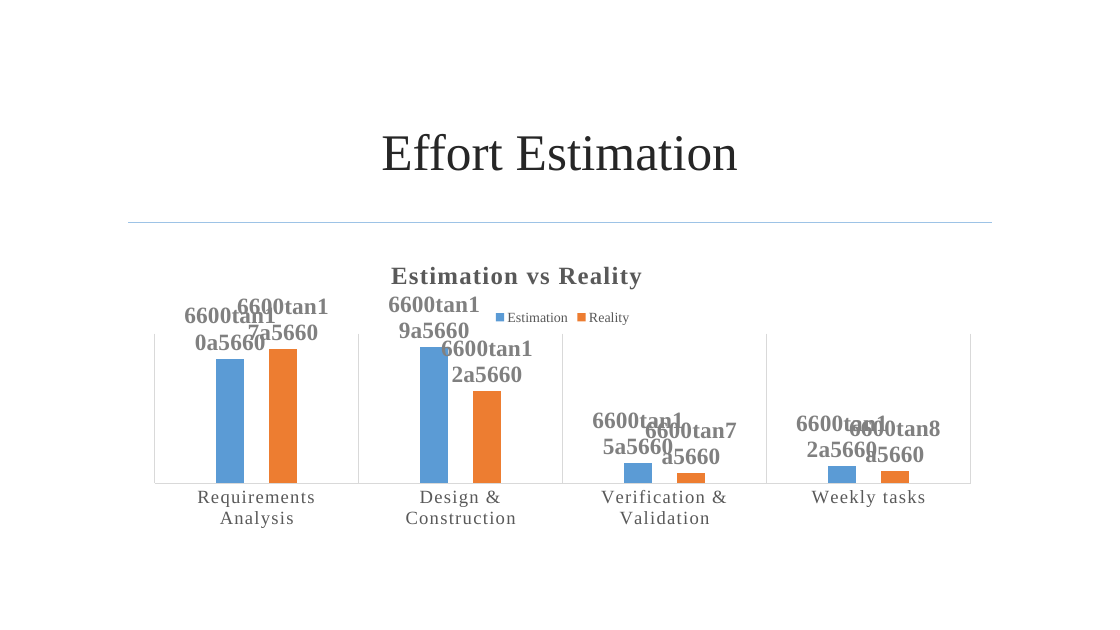
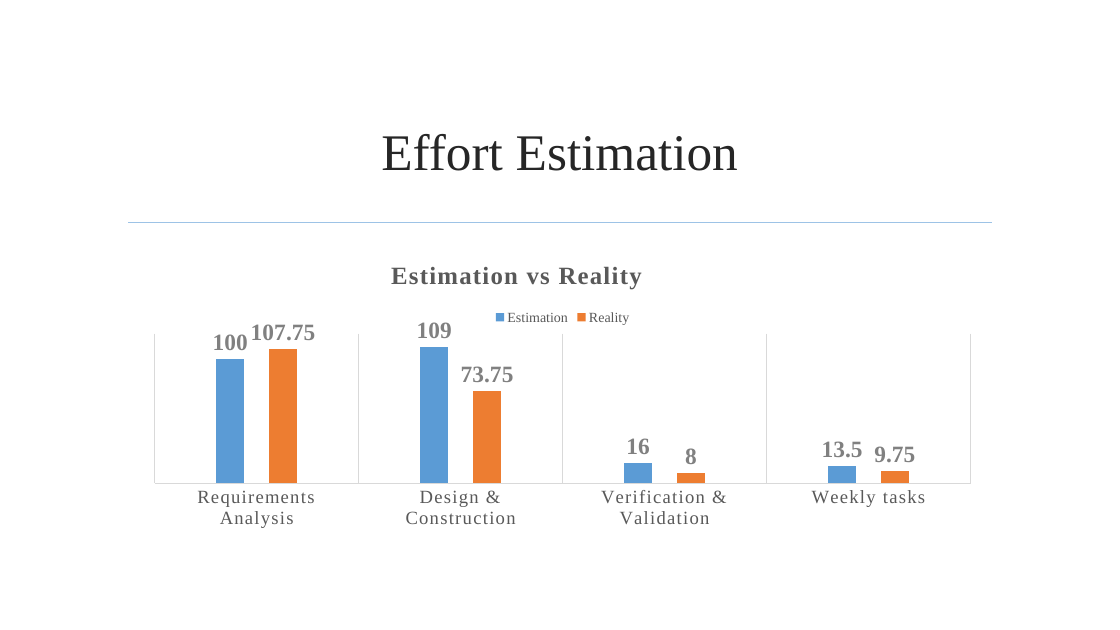
Before and after one commit to jmgirao/projetosoftware1213, a slide deck: slide 14 of Final Presentation/Presentation.pptx. Drawn at 1120x630 pixels with LibreOffice and Linux fonts; fonts in the diff are those of the drawing; background and template pictures are left out. Boxes give left, top, right and bottom in pixels: in the first picture for what was removed or moved away, otherwise in the second. Text is boxed around its words. In the diff, an @@ line names an element or a change of style, - is before the commit and + after.

```diff
--- a/Final Presentation/Presentation.pptx
+++ b/Final Presentation/Presentation.pptx
@@ column chart at (138,249,988,534) @@
@@ data labels of Estimation changed @@
@@ data labels of Reality changed @@
@@ value axis changed @@
```
Also in this commit, not shown: 14 other slides changed.
